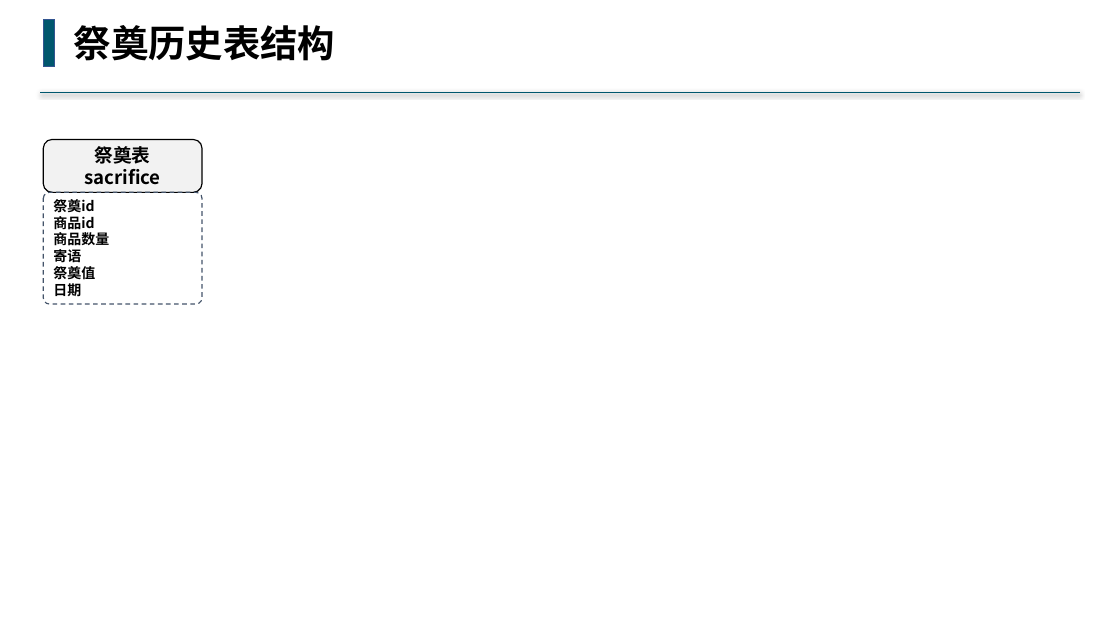
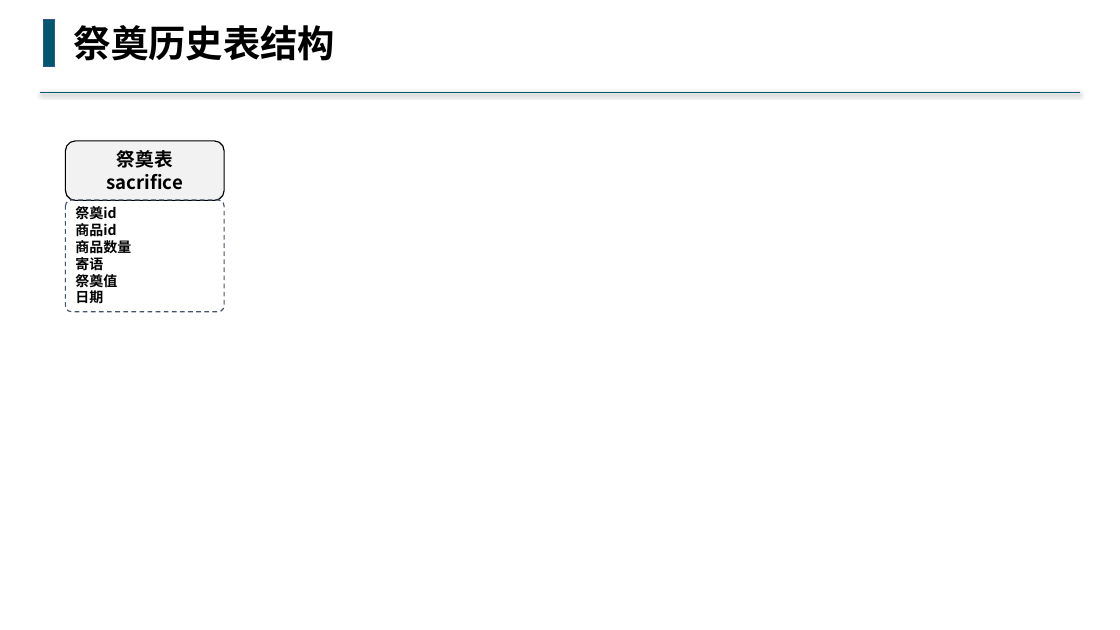
Before and after one commit to buddhachain/buddhaContract, a slide deck: slide 6 of doc/祭奠堂.pptx. Drawn at 1120x630 pixels with LibreOffice and Linux fonts; fonts in the diff are those of the drawing. Boxes give left, top, right and bottom in pixels: in the first picture for what was removed or moved away, otherwise in the second. Text is boxed around its words. In the diff, an @@ line names an element or a change of style, - is before the commit and + after.

```diff
--- a/doc/祭奠堂.pptx
+++ b/doc/祭奠堂.pptx
@@ rounded rectangle "祭奠表" resized from (x1=44, y1=139, x2=202, y2=192) to (x1=66, y1=141, x2=224, y2=201) @@
@@ rounded rectangle "祭奠id" moved from (x1=44, y1=192, x2=202, y2=304) to (x1=66, y1=200, x2=224, y2=312) @@
```
Also in this commit, not shown: 4 other slides changed.
